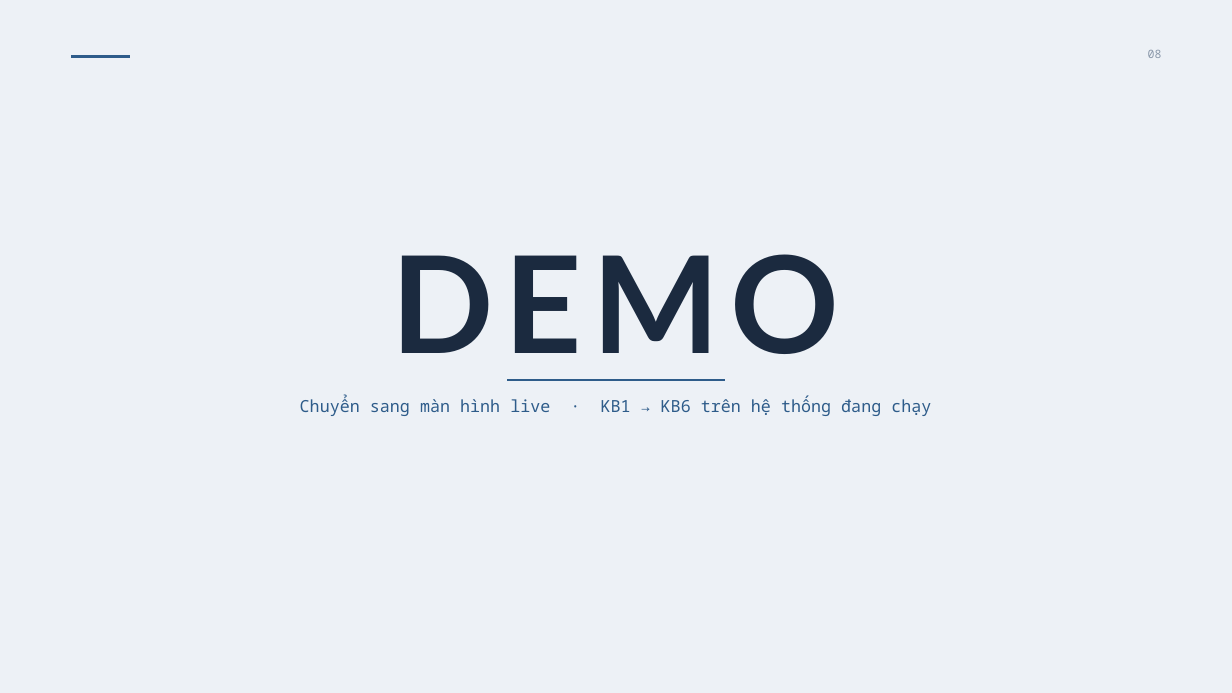
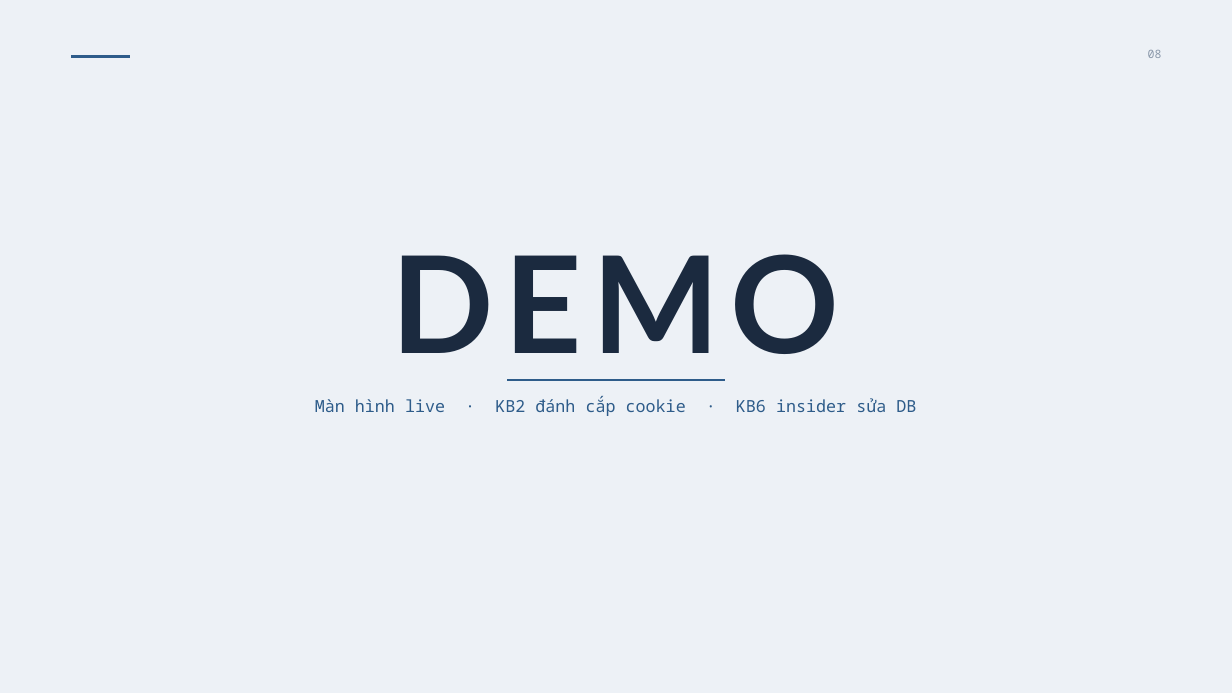
Before and after one commit to mctrunghieu2004-oss/BaoMatAnhNinhMang, a slide deck: slide 8 of docs/SLIDE.pptx. Drawn at 1232x693 pixels with LibreOffice and Linux fonts; fonts in the diff are those of the drawing. Boxes give left, top, right and bottom in pixels: in the first picture for what was removed or moved away, otherwise in the second. Text is boxed around its words. In the diff, an @@ line names an element or a change of style, - is before the commit and + after.

```diff
--- a/docs/SLIDE.pptx
+++ b/docs/SLIDE.pptx
@@ text at (x1=315, y1=396, x2=916, y2=416): text changed @@
-Chuyển sang màn hình live · KB1 → KB6 trên hệ thống đang chạy
+Màn hình live · KB2 đánh cắp cookie · KB6 insider sửa DB
```
Also in this commit, not shown: 3 other slides changed.
